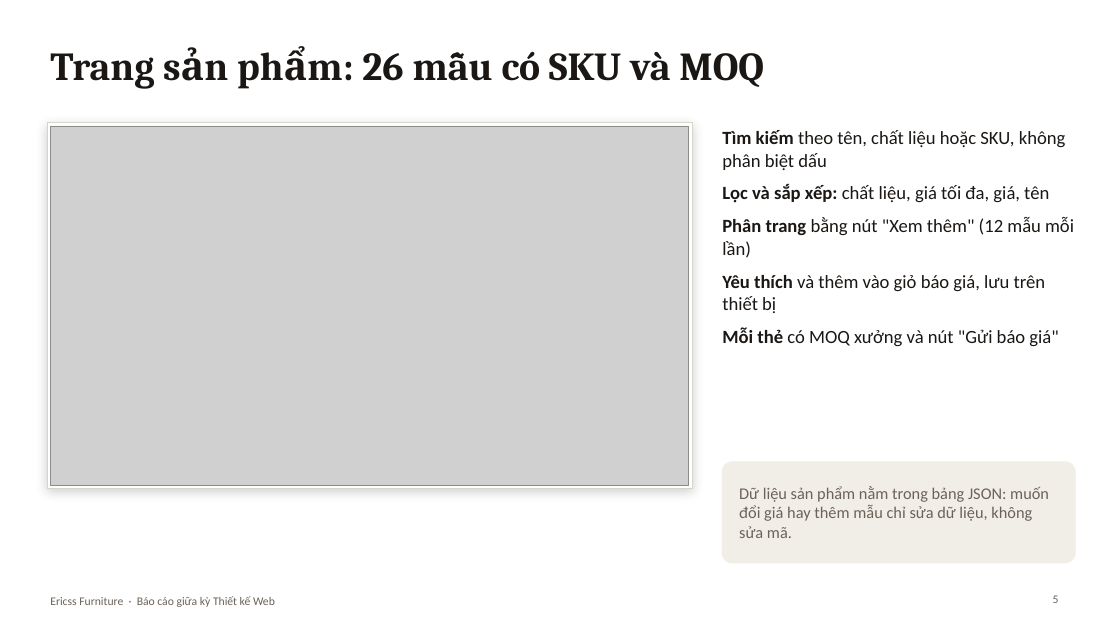
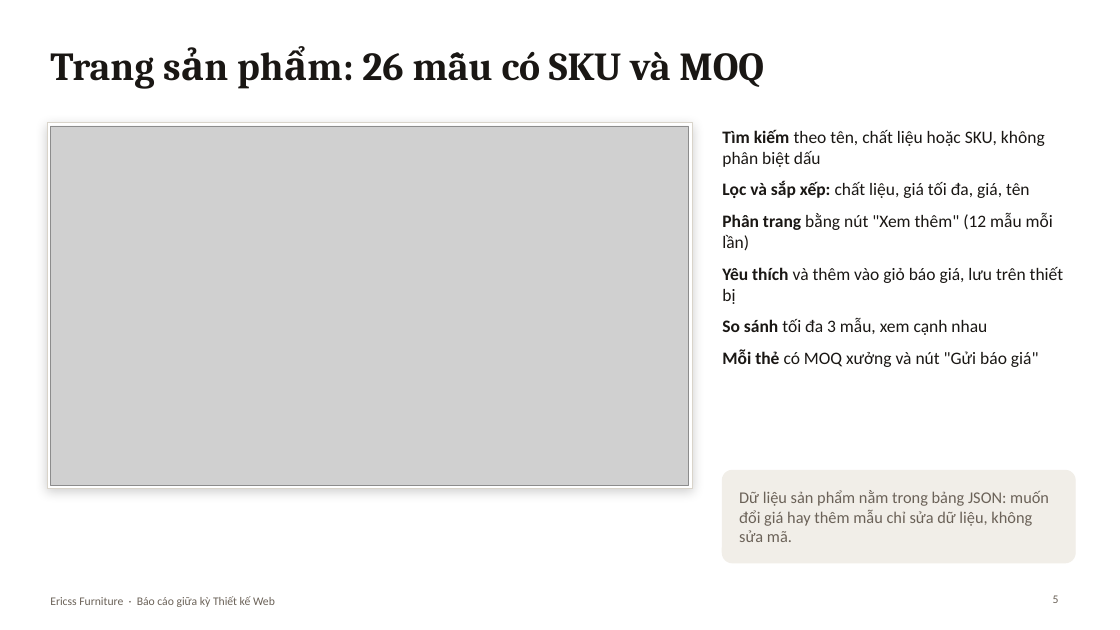
Before and after one commit to nguyenphat006/Phat_NguyenDang_526000162, a slide deck: slide 5 of docs/Ericss-Furniture-BaoCao.pptx. Drawn at 1120x630 pixels with LibreOffice and Linux fonts; fonts in the diff are those of the drawing; grey boxes stand for pictures. Boxes give left, top, right and bottom in pixels: in the first picture for what was removed or moved away, otherwise in the second. Text is boxed around its words. In the diff, an @@ line names an element or a change of style, - is before the commit and + after.

```diff
--- a/docs/Ericss-Furniture-BaoCao.pptx
+++ b/docs/Ericss-Furniture-BaoCao.pptx
@@ text at (722,129,1063,367): size 16 to 15 pt in "Tìm kiếm theo tên, chất liệu hoặc ...", "Lọc và sắp xếp: chất liệu, giá ...", "Phân trang bằng nút "Xem thêm" (12 ...", "Yêu thích và thêm vào giỏ báo ..." and 1 more places @@
@@ text at (722,318,987,335): paragraph added @@
+• So sánh tối đa 3 mẫu, xem cạnh nhau
@@ rounded rectangle: place and size @@
-rounded rectangle at (723,462,1075,563)
+rounded rectangle at (723,471,1075,563)
@@ rounded rectangle at (723,471,1075,563): proportions changed @@
@@ text "Dữ liệu sản phẩm nằm ...": place and size @@
-text "Dữ liệu sản phẩm nằm ..." at (739,486,1049,538)
+text "Dữ liệu sản phẩm nằm ..." at (739,490,1049,542)
```
Also in this commit, not shown: 5 other slides changed, 2 slides added, 1 other file.
